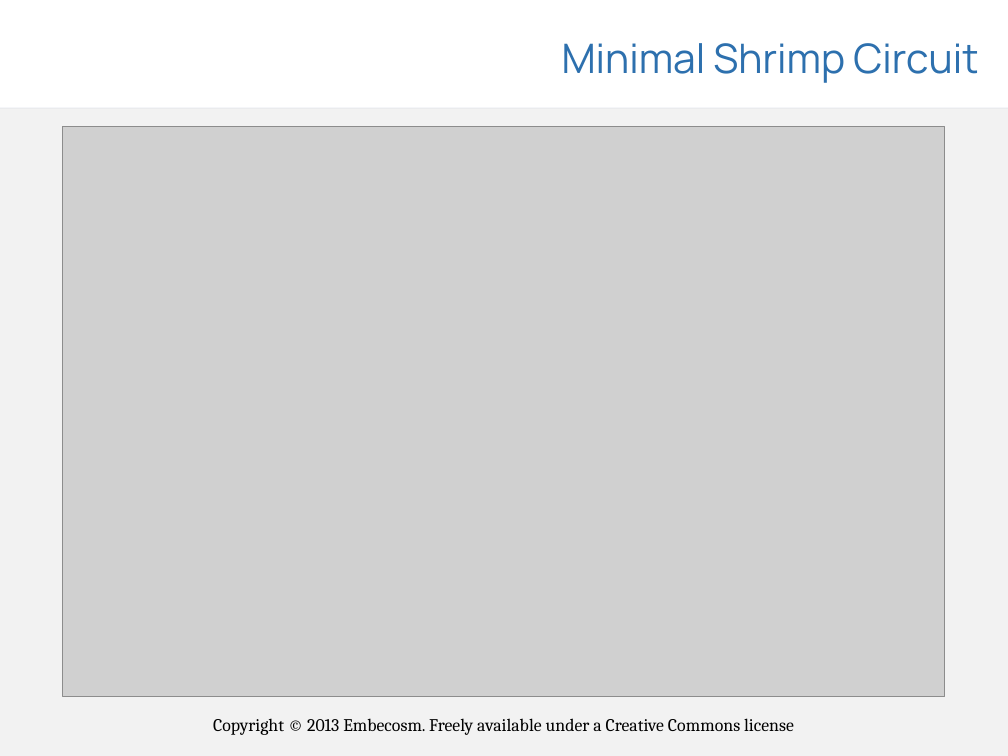
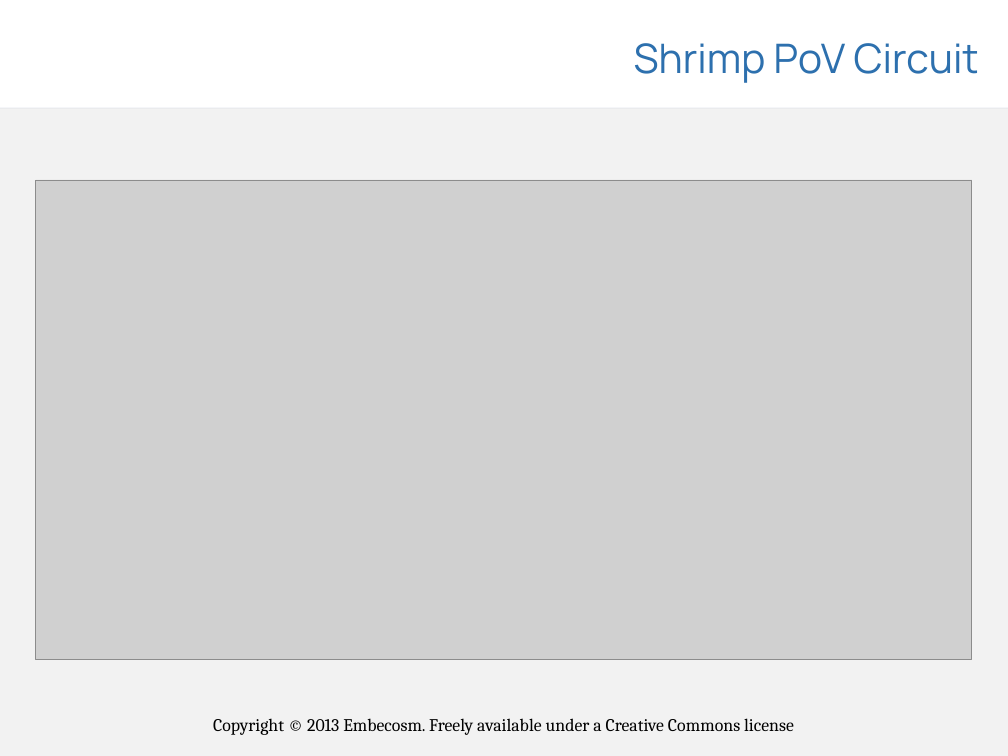
Before and after one commit to embecosm/shrimp-pov, a slide deck: slide 10 of presentations/shrimp-pov.odp (slide 3 before the commit). Drawn at 1008x756 pixels with LibreOffice and Linux fonts; fonts in the diff are those of the drawing; grey boxes stand for pictures; background and template pictures are left out. Boxes give left, top, right and bottom in pixels: in the first picture for what was removed or moved away, otherwise in the second. Text is boxed around its words. In the diff, an @@ line names an element or a change of style, - is before the commit and + after.

```diff
--- a/presentations/shrimp-pov.odp
+++ b/presentations/shrimp-pov.odp
@@ title at [634,43,979,83]: text changed @@
-Minimal Shrimp Circuit
+Shrimp PoV Circuit
@@ picture: place and size @@
-picture at [63,126,946,697]
+picture at [36,180,972,659]
```
Also in this commit, not shown: 2 other slides changed, 4 slides added, 6 slides removed, 1 other file.
